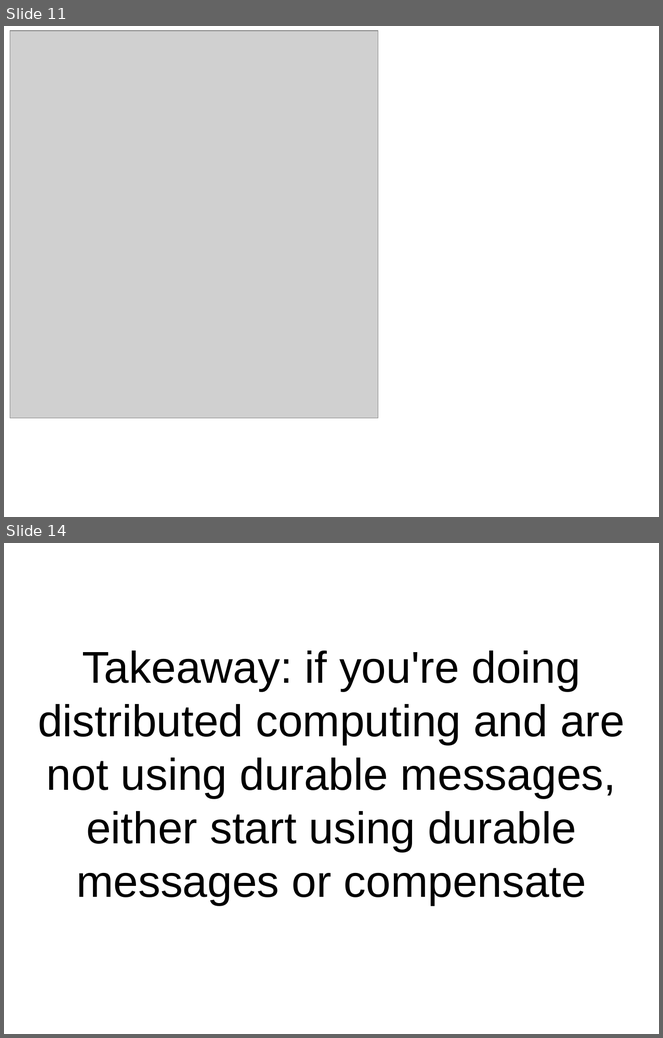
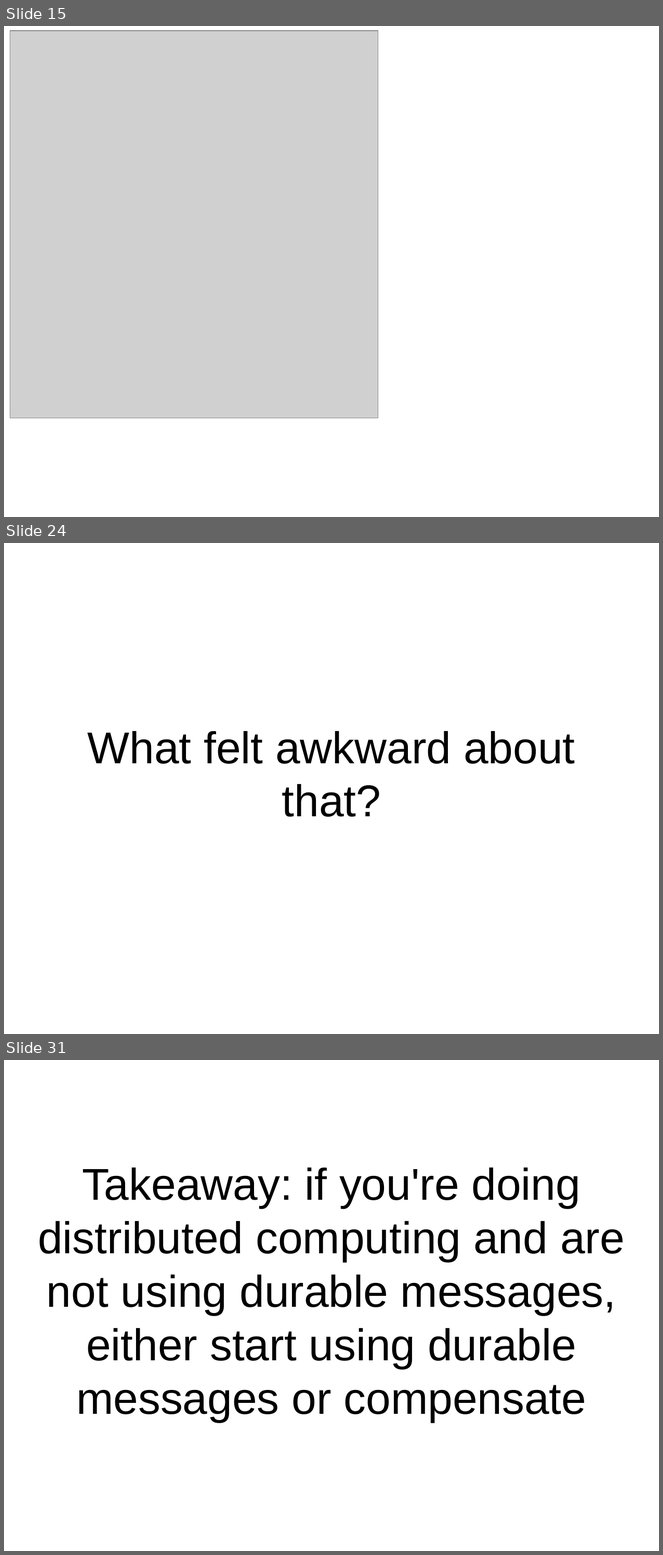
Before and after one commit to pseale/presentation-message-passing, a slide deck: message-passing.odp. Shown one above the other, each under a label of ours: slides 11 and 14 before the commit, slides 15, 24 and 31 after it; the slides between them are not shown. The pictures are 663x1038 and 663x1555 pixels, drawn with LibreOffice and Linux fonts; fonts in the diff are those of the drawing; grey boxes stand for pictures. Boxes give left, top, right and bottom in pixels: in the first picture for what was removed or moved away, otherwise in the second. Text is boxed around its words. In the diff, an @@ line names an element or a change of style, - is before the commit and + after.

```diff
--- a/message-passing.odp
+++ b/message-passing.odp
@@ slide 24 added at box(4, 543, 659, 1034), background #FFFFFF @@
@@ subtitle added at box(88, 731, 575, 817), 54 pt, text #000000 @@
+What felt awkward about that?
@@ what was slide 11 is now slide 15 @@
@@ what was slide 14 is now slide 31 @@
```
Also in this commit, not shown: 4 slides changed, 17 other slides added, 1 slide removed, 5 other files.
